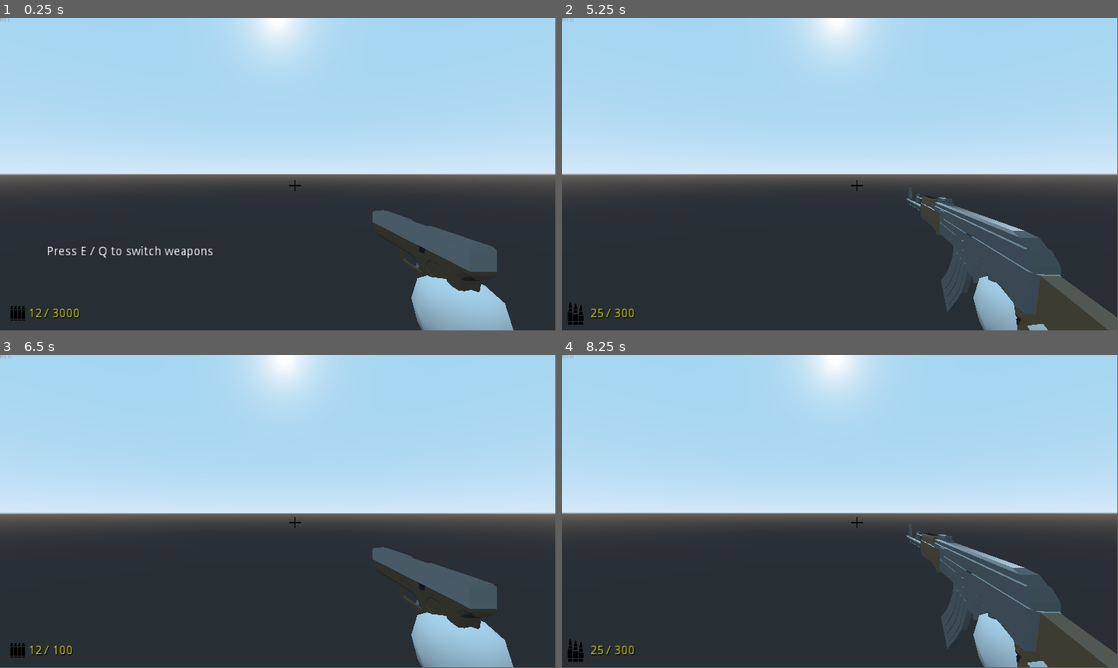
Above: before the commit, frames 1-4 (two rows, left to right).
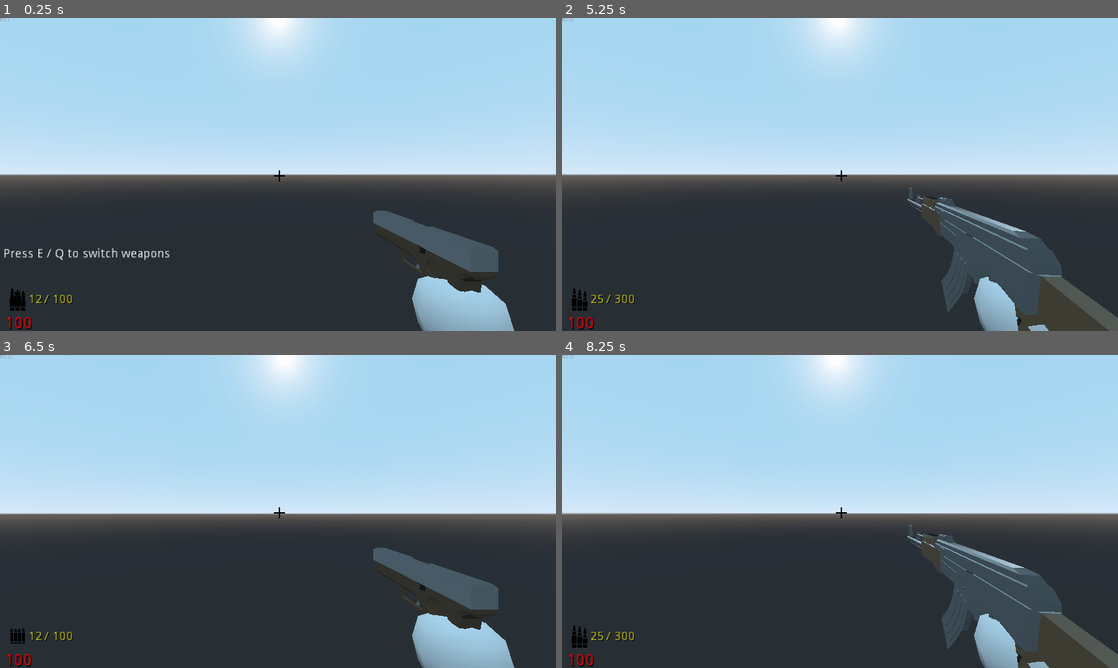
Above: after the commit, the same moments.

Repository: B-icy/simple_FPS
Game: Godot game, scene res://data/instances/Player.tscn
Two runs of this game, one before a commit and one after it. Both use one fixed random seed, a clock stepped at 60 frames per second and the inputs below. This scene is started directly instead of the project's main scene.
Inputs (mouse positions are in pixels of both pictures, inside the frame that each line leads up to):
- Up to frame 1 (0.25 s): no input
- Up to frame 2 (5.25 s): tap E every 0.75 s from 0.5 to 4.25 s; move the mouse to (867, 171) at 0.52 s; hold Up (ui_up) from 0.53 s (still down); tap Mouse wheel down (change_weapon_down) every 1.5 s from 0.6 to 5.1 s; tap Enter (ui_accept) at 0.77, 1.52, 3.02, 3.77, 4.52 s; move the mouse to (812, 174) at 1.27 s; tap Mouse wheel up (change_weapon_up) at 1.35, 2.85, 4.35 s; move the mouse to (851, 168) at 2.02 s; move the mouse to (834, 177) at 2.77 s; move the mouse to (878, 177) at 3.52 s; tap R (reload) at 4.15 s; move the mouse to (795, 171) at 4.27 s; move the mouse to (845, 174) at 5.02 s
- Up to frame 3 (6.5 s): move the mouse to (255, 505) at 5.77 s; release Up (ui_up) at 5.78 s; hold Right (ui_right) from 5.78 s (still down); tap Mouse wheel up (change_weapon_up) at 5.85 s; tap Enter (ui_accept) at 6.02 s
- Up to frame 4 (8.25 s): move the mouse to (867, 508) at 6.52 s; release Right (ui_right) at 6.53 s; hold Up (ui_up) from 6.53 s (still down); tap Mouse wheel down (change_weapon_down) at 6.6, 8.1 s; tap Enter (ui_accept) at 6.77, 7.52 s; move the mouse to (812, 511) at 7.27 s; tap Mouse wheel up (change_weapon_up) at 7.35 s; move the mouse to (851, 505) at 8.02 s
In our replay, the window is 799x449 before the commit and 800x450 after it. These sizes can differ from the game's own. Grey fills any space a smaller window leaves; there, only what the larger window draws over its background counts as a difference.

The runs differ from the first frame. In frame 1, 1.8% of the frame differs, in the area x 0-100%, y 0-100%; in frame 2, 1.3%; in frame 3, 1.1%; in frame 4, 1.4%.

Commit message:
Anotha update
Added beautiful map, ammo dropoff, movement upgrades, other stuff i forgot, the usual

Diff:
--- a/data/instances/Player.tscn
+++ b/data/instances/Player.tscn
@@ -447,10 +447,10 @@
 script = ExtResource( 10 )
 
 [node name="Crosshair" type="TextureRect" parent="Head/Camera"]
-margin_left = 1000.0
-margin_top = 560.0
-margin_right = 1020.0
-margin_bottom = 600.0
+margin_left = 945.0
+margin_top = 525.0
+margin_right = 1915.0
+margin_bottom = 1105.0
 texture = ExtResource( 3 )
 
 [node name="RayCast" type="RayCast" parent="Head/Camera"]
@@ -461,28 +461,27 @@
 
 [node name="Ammo_Icon" type="TextureRect" parent="Head/Camera"]
 margin_left = 21.0
-margin_top = 981.0
+margin_top = 930.0
 margin_right = 821.0
-margin_bottom = 1781.0
+margin_bottom = 1730.0
 rect_scale = Vector2( 0.1, 0.1 )
 texture = ExtResource( 4 )
 stretch_mode = 1
 
 [node name="Ammo_Icon_AK" type="TextureRect" parent="Head/Camera"]
-visible = false
-margin_left = 7.0
-margin_top = 981.0
-margin_right = 807.0
-margin_bottom = 1781.0
+margin_left = 21.0
+margin_top = 930.0
+margin_right = 821.0
+margin_bottom = 1730.0
 rect_scale = Vector2( 0.1, 0.1 )
 texture = ExtResource( 14 )
 stretch_mode = 1
 
 [node name="Ammo_Count" type="Label" parent="Head/Camera"]
 margin_left = 7.0
-margin_top = 1002.0
+margin_top = 951.0
 margin_right = 53.0
-margin_bottom = 1019.0
+margin_bottom = 968.0
 rect_scale = Vector2( 3, 3 )
 custom_colors/font_color = Color( 0.807843, 0.796078, 0.0980392, 1 )
 custom_colors/font_outline_modulate = Color( 0, 0, 0, 1 )
@@ -492,20 +491,20 @@
 
 [node name="TotalAmmo" type="Label" parent="Head/Camera"]
 margin_left = 153.0
-margin_top = 1002.0
+margin_top = 951.0
 margin_right = 199.0
-margin_bottom = 1019.0
+margin_bottom = 968.0
 rect_scale = Vector2( 3, 3 )
 custom_colors/font_color = Color( 0.807843, 0.796078, 0.0980392, 1 )
 custom_colors/font_outline_modulate = Color( 0, 0, 0, 1 )
 custom_colors/font_color_shadow = Color( 0, 0, 0, 1 )
-text = "/ 3000"
+text = "/ 100"
 
 [node name="Health" type="Label" parent="Head/Camera"]
 margin_left = 15.0
-margin_top = 1078.0
+margin_top = 1027.0
 margin_right = 61.0
-margin_bottom = 1095.0
+margin_bottom = 1044.0
 rect_scale = Vector2( 4, 4 )
 custom_colors/font_color = Color( 1, 0, 0, 1 )
 custom_colors/font_outline_modulate = Color( 0, 0, 0, 1 )
@@ -517,10 +516,10 @@
 margin_bottom = 100.0
 
 [node name="Intro" type="Label" parent="Head/Camera"]
-margin_left = 162.0
-margin_top = 788.0
-margin_right = 354.0
-margin_bottom = 888.0
+margin_left = 12.0
+margin_top = 794.0
+margin_right = 204.0
+margin_bottom = 894.0
 rect_scale = Vector2( 3, 3 )
 text = "Press E / Q to switch weapons"
 
--- a/data/instances/PlayerCam.gd
+++ b/data/instances/PlayerCam.gd
@@ -1,9 +1,18 @@
 extends Camera
 
+##########################################################
+# Constants
+
 var count = 5
+
+##########################################################
+# Functions
 
 func _process(delta):
 	get_tree().call_group("mirrors", "update_cam", global_transform)
 	count -= delta
 	if count < 0:
 		$Intro.visible = false
+
+func _ready():
+	pass
--- a/data/instances/particles/Bullet_Effect.tscn
+++ b/data/instances/particles/Bullet_Effect.tscn
@@ -4,15 +4,18 @@
 [ext_resource path="res://data/instances/particles/Bullet_Effect.gd" type="Script" id=2]
 
 [node name="CPUParticles" type="CPUParticles"]
-transform = Transform( 1, 0, 0, 0, 1, 0, 0, 0, 1, 0, -5.53789, 0.192751 )
 emitting = false
-amount = 10
-lifetime = 0.2
+amount = 30
+lifetime = 0.5
 one_shot = true
 explosiveness = 1.0
+lifetime_randomness = 1.0
 mesh = ExtResource( 1 )
 spread = 180.0
 gravity = Vector3( 0, 0, 0 )
-initial_velocity = 3.0
+initial_velocity = 4.0
 initial_velocity_random = 1.0
+scale_amount = 0.5
+scale_amount_random = 1.0
+color = Color( 0.615686, 0.133333, 0.133333, 1 )
 script = ExtResource( 2 )
--- a/data/instances/particles/spheres.tres
+++ b/data/instances/particles/spheres.tres
@@ -1,7 +1,45 @@
-[gd_resource type="SphereMesh" format=2]
+[gd_resource type="SphereMesh" load_steps=4 format=2]
+
+[sub_resource type="Shader" id=1]
+code = "shader_type spatial;
+render_mode blend_add, depth_draw_never, depth_test_disable;
+
+uniform vec4 outline_color : hint_color;
+uniform float color_intensity = 1.0;
+uniform float outline_sharpness = 2.0;
+
+uniform vec4 stencil_color : hint_color;
+uniform sampler2D stencil : hint_black;
+
+void fragment() {
+	vec4 stencil_test = textureLod(stencil, SCREEN_UV, 0.0);
+	vec4 color_test = stencil_color;
+
+	float stencil_id = stencil_test.r * 10.0 + stencil_test.g + 100.0 * stencil_test.b + 1000.0;
+	float mask_id = stencil_color.r * 10.0 + stencil_color.g + 100.0 * stencil_color.b + 1000.0;
+
+	float mask_result = abs(stencil_id - mask_id);
+
+
+	float fresnel_dot = 1.0 - dot(NORMAL, VIEW) * outline_sharpness;
+	ALBEDO = vec3(0.0);
+	EMISSION = smoothstep(0.0, 1.0, fresnel_dot) * outline_color.rgb * color_intensity;
+	ALPHA = max(1.0 - step(mask_result, 0.0), 0.0);
+}"
+
+[sub_resource type="NoiseTexture" id=3]
+
+[sub_resource type="ShaderMaterial" id=2]
+shader = SubResource( 1 )
+shader_param/outline_color = Color( 0.698039, 0.698039, 0.698039, 1 )
+shader_param/color_intensity = 1.0
+shader_param/outline_sharpness = 0.5
+shader_param/stencil_color = Color( 1, 0, 0, 1 )
+shader_param/stencil = SubResource( 3 )
 
 [resource]
-radius = 0.05
-height = 0.1
-radial_segments = 4
-rings = 4
+material = SubResource( 2 )
+radius = 0.06
+height = 0.12
+radial_segments = 9
+rings = 9
--- a/data/instances/player.gd
+++ b/data/instances/player.gd
@@ -15,12 +15,16 @@
 var current_weapon = 0
 var ammo_holds = [12, 25]
 var weapon_damage = [8, 5]
+var weapon_movespeed = [1.1, 1]
+var walk_accel_base = 0.6
 
 var _jump_amount = 0
 var _can_double_jump = false
 var _weapon_count = 2
 var _current_ammo = [12, 25]
 var _total_ammo = [100, 300]
+# modifier so that when you're standing still and start moving, slowly ramp into full speed
+var _walk_accel = walk_accel_base
 
 onready var raycast = $Head/Camera/RayCast
 onready var ammo_count = $Head/Camera/Ammo_Count
@@ -64,12 +68,14 @@
 		_reload()
 
 	# call the movement function
-	_move()
+	_move(delta)
 
 # wasd movement controller
-func _move():
+func _move(delta):
 	# local variable for travel direction
 	var direction = Vector3.ZERO
+
+	# add acceleration when switching directions
 
 	# check input direction and set movement vector to appropriate value
 	if Input.is_action_pressed("ui_right"):
@@ -86,13 +92,16 @@
 	if direction != Vector3.ZERO:
 		direction = direction.normalized().rotated(Vector3.UP, rotation.y)
 		$Head/multiplayer_char.body.play("running")
+		_walk_accel = min(1, _walk_accel + delta)
 	else:
 		$Head/multiplayer_char.body.play("RESET")
+		_walk_accel = walk_accel_base
 
 	# apply movement to character
-	velocity.x = direction.x * speed
+	var speed_modifier = speed * weapon_movespeed[current_weapon] * _walk_accel
+	velocity.x = direction.x * speed_modifier
 	velocity.y -= gravity
-	velocity.z = direction.z * speed
+	velocity.z = direction.z * speed_modifier
 	velocity = move_and_slide(velocity, Vector3.UP)
 
 	# reset double jump if on floor
--- /dev/null
+++ b/data/maps/peepeemap/new_spatialmaterial.tres
@@ -0,0 +1,8 @@
+[gd_resource type="SpatialMaterial" load_steps=2 format=2]
+
+[ext_resource path="res://texture_06.png" type="Texture" id=1]
+
+[resource]
+flags_world_triplanar = true
+albedo_texture = ExtResource( 1 )
+uv1_triplanar = true
--- /dev/null
+++ b/data/maps/peepeemap/penisbunker.tscn
@@ -0,0 +1,141 @@
+[gd_scene load_steps=16 format=2]
+
+[ext_resource path="res://data/maps/peepeemap/texture_02.png" type="Texture" id=1]
+[ext_resource path="res://data/maps/peepeemap/texture_06.png" type="Texture" id=2]
+[ext_resource path="res://data/maps/peepeemap/texture_07.png" type="Texture" id=3]
+
+[sub_resource type="SpatialMaterial" id=9]
+albedo_texture = ExtResource( 2 )
+
+[sub_resource type="SpatialMaterial" id=10]
+albedo_texture = ExtResource( 3 )
+
+[sub_resource type="SpatialMaterial" id=11]
+albedo_texture = ExtResource( 3 )
+
+[sub_resource type="SpatialMaterial" id=4]
+
+[sub_resource type="SpatialMaterial" id=12]
+albedo_texture = ExtResource( 3 )
+
+[sub_resource type="SpatialMaterial" id=13]
+albedo_texture = ExtResource( 3 )
+
+[sub_resource type="SpatialMaterial" id=7]
+
+[sub_resource type="SpatialMaterial" id=8]
+
+[sub_resource type="SpatialMaterial" id=14]
+albedo_texture = ExtResource( 1 )
+
+[sub_resource type="SpatialMaterial" id=15]
+albedo_texture = ExtResource( 1 )
+
+[sub_resource type="SpatialMaterial" id=16]
+albedo_texture = ExtResource( 1 )
+
+[sub_resource type="SpatialMaterial" id=17]
+albedo_texture = ExtResource( 1 )
+
+[node name="Spatial" type="Spatial"]
+
+[node name="CSGCombiner" type="CSGCombiner" parent="."]
+use_collision = true
+
+[node name="CSGBox" type="CSGBox" parent="CSGCombiner"]
+transform = Transform( 0.999967, 0, -0.00811569, 0, 1, 0, 0.00811569, 0, 0.999967, 0, 0, 0 )
+width = 13.0096
+height = 2.32743
+depth = 9.01661
+material = SubResource( 9 )
+
+[node name="CSGPolygon" type="CSGPolygon" parent="CSGCombiner/CSGBox"]
+transform = Transform( -0.0156449, 0.00214794, 0.999878, 0.264656, 0.964341, 0.00206943, -0.964218, 0.264655, -0.0156555, 0.503465, 0.247863, 2.04657 )
+polygon = PoolVector2Array( 0, 0, 2.68202, 1.62822, 2.15588, -0.0650213, 1, 0 )
+material = SubResource( 10 )
+
+[node name="CSGPolygon" type="CSGPolygon" parent="CSGCombiner/CSGBox/CSGPolygon"]
+transform = Transform( 0.967798, 0.251723, -0.000251802, -0.251724, 0.967795, -0.00196831, -0.000251786, 0.0019683, 0.999998, 2.43585, 0.660078, 0.00820351 )
+polygon = PoolVector2Array( 0, 0, 0, 1, 1, 1, 0.0841384, 0.474304 )
+material = SubResource( 11 )
+
+[node name="CSGBox" type="CSGBox" parent="CSGCombiner/CSGBox/CSGPolygon/CSGPolygon"]
+transform = Transform( 1, 3.72529e-09, 3.72529e-09, -3.72529e-09, 1, -1.45519e-11, 0, 2.91038e-11, 1, 0.542591, 0.942358, -0.477198 )
+operation = 2
+width = 0.256092
+height = 1.60639
+depth = 0.237517
+material = SubResource( 4 )
+
+[node name="CSGCylinder" type="CSGCylinder" parent="CSGCombiner/CSGBox/CSGPolygon/CSGPolygon"]
+transform = Transform( 0.99995, -0.0100003, -3.90224e-07, 0.0100003, 0.99995, 7.81947e-05, -3.91155e-07, -7.81947e-05, 1, 0.3838, -0.337833, -0.515773 )
+radius = 0.785686
+material = SubResource( 12 )
+
+[node name="CSGTorus" type="CSGTorus" parent="CSGCombiner/CSGBox/CSGPolygon/CSGPolygon/CSGCylinder"]
+inner_radius = 2.22658
+outer_radius = 2.51198
+material = SubResource( 13 )
+
+[node name="CSGCylinder" type="CSGCylinder" parent="CSGCombiner/CSGBox/CSGPolygon/CSGPolygon/CSGCylinder"]
+operation = 2
+radius = 0.723183
+material = SubResource( 7 )
+
+[node name="CSGBox" type="CSGBox" parent="CSGCombiner/CSGBox/CSGPolygon/CSGPolygon/CSGCylinder"]
+transform = Transform( 0.933824, 0.0008484, 0.357734, 0.000923398, 0.999988, -0.00478215, -0.357732, 0.00479581, 0.93381, 0.0862877, 0.22336, 0.202372 )
+operation = 2
+width = 0.180927
+height = 0.152308
+depth = 1.09556
+material = SubResource( 8 )
+
+[node name="CSGBox2" type="CSGBox" parent="CSGCombiner/CSGBox/CSGPolygon/CSGPolygon/CSGCylinder"]
+transform = Transform( -0.0153854, 0.0134881, 0.999792, 0.0136979, 0.999818, -0.0132782, -0.999786, 0.0134902, -0.015568, 0.531522, 0.23145, 0.0216885 )
+operation = 2
+width = 0.180927
+height = 0.152308
+depth = 0.794613
+material = SubResource( 8 )
+
+[node name="CSGBox3" type="CSGBox" parent="CSGCombiner/CSGBox/CSGPolygon/CSGPolygon/CSGCylinder"]
+transform = Transform( 0.494654, 0.00667396, 0.869065, 0.0068562, 0.99991, -0.0115815, -0.86906, 0.0116868, 0.494563, 0.580782, 0.226545, 0.321076 )
+operation = 2
+width = 0.180927
+height = 0.152308
+depth = 0.794613
+material = SubResource( 8 )
+
+[node name="CSGBox4" type="CSGBox" parent="CSGCombiner/CSGBox/CSGPolygon/CSGPolygon/CSGCylinder"]
+transform = Transform( -0.239971, 0.0164976, 0.97064, 0.0167015, 0.999779, -0.0128644, -0.970633, 0.0131235, -0.240194, 0.727154, 0.229702, -0.351696 )
+operation = 2
+width = 0.180927
+height = 0.152308
+depth = 0.794613
+material = SubResource( 8 )
+
+[node name="CSGBox5" type="CSGBox" parent="CSGCombiner/CSGBox/CSGPolygon/CSGPolygon/CSGCylinder"]
+transform = Transform( -0.927892, 0.0257694, 0.371953, 0.0258482, 0.999655, -0.00477759, -0.371947, 0.00518104, -0.928239, 0.381715, 0.229459, -0.979642 )
+operation = 2
+width = 0.180927
+height = 0.152308
+depth = 0.794613
+material = SubResource( 8 )
+
+[node name="CSGSphere" type="CSGSphere" parent="CSGCombiner/CSGBox"]
+transform = Transform( 1, 0, -9.31323e-10, 0, 1, 0, 9.31323e-10, 0, 1, 0.68038, 1.15072, -3.42808 )
+material = SubResource( 14 )
+
+[node name="CSGSphere2" type="CSGSphere" parent="CSGCombiner/CSGBox"]
+transform = Transform( 1, 0, -2.79397e-09, 0, 1, 0, 2.79397e-09, 0, 1, -0.906612, 1.15072, -3.4152 )
+material = SubResource( 15 )
+
+[node name="CSGCylinder" type="CSGCylinder" parent="CSGCombiner/CSGBox"]
+transform = Transform( 1, 0, -1.86265e-09, 0, 1, 0, 1.86265e-09, 0, 1, -0.136662, 1.7233, -4.85364 )
+radius = 0.887559
+height = 5.70788
+material = SubResource( 16 )
+
+[node name="CSGSphere" type="CSGSphere" parent="CSGCombiner/CSGBox/CSGCylinder"]
+transform = Transform( 1, 0, 9.31323e-10, 0, 1, 0, -9.31323e-10, 0, 1, 0, 2.46671, 0 )
+material = SubResource( 17 )
--- a/project.godot
+++ b/project.godot
@@ -22,8 +22,9 @@
 
 window/size/width=1920
 window/size/height=1080
-window/size/borderless=true
 window/size/fullscreen=true
+window/stretch/mode="2d"
+window/stretch/aspect="keep"
 
 [editor_plugins]
 
--- a/test_world.tscn
+++ b/test_world.tscn
@@ -10,6 +10,7 @@
 [ext_resource path="res://data/instances/enemies/scripts/demo_respawn.gd" type="Script" id=8]
 [ext_resource path="res://data/models/usable/Meat_01.tscn" type="PackedScene" id=9]
 [ext_resource path="res://data/instances/pickups/ak_ammo.tscn" type="PackedScene" id=10]
+[ext_resource path="res://data/maps/peepeemap/penisbunker.tscn" type="PackedScene" id=11]
 
 [sub_resource type="CubeMesh" id=1]
 
@@ -56,6 +57,7 @@
 
 [node name="ground" type="MeshInstance" parent="objects"]
 transform = Transform( 83.3332, 0, 0, 0, 0.353111, 0, 0, 0, 83.3332, 0, 0, 0 )
+visible = false
 mesh = SubResource( 1 )
 skeleton = NodePath("../..")
 material/0 = SubResource( 3 )
@@ -67,6 +69,7 @@
 [node name="CollisionShape" type="CollisionShape" parent="objects/ground/StaticBody"]
 transform = Transform( 1, 0, 0, 0, 5, 0, 0, 0, 1, 0, -4.00409, 0 )
 shape = SubResource( 2 )
+disabled = true
 
 [node name="SM_Barrel_Open_01" parent="objects/ground" instance=ExtResource( 4 )]
 transform = Transform( 1, 0, 0, 0, 1, 0, 0, 0, 1, -0.216823, 1, -0.253588 )
@@ -77,3 +80,6 @@
 
 [node name="AKAmmo" parent="objects" instance=ExtResource( 10 )]
 transform = Transform( 1, 0, 0, 0, 1, 0, 0, 0, 1, 6.20485, 0.804924, -18.4579 )
+
+[node name="Spatial" parent="objects" instance=ExtResource( 11 )]
+transform = Transform( 20, 0, 0, 0, 20, 0, 0, 0, 20, 0, -23.2931, -82.7403 )
Binary file added: data/maps/peepeemap/icon.png
Not shown, added: data/maps/peepeemap/icon.png.import
Binary file added: data/maps/peepeemap/texture_02.png
Not shown, added: data/maps/peepeemap/texture_02.png.import
Binary file added: data/maps/peepeemap/texture_06.png
Not shown, added: data/maps/peepeemap/texture_06.png.import
Binary file added: data/maps/peepeemap/texture_07.png
Not shown, added: data/maps/peepeemap/texture_07.png.import
Not shown, changed: export_presets.cfg
Not shown: 1 places in test_world.tscn that only renumber resources
Not shown, added: todolist.txt
Not shown, added: Compiled/v2.exe
(and 1 more such lines)
